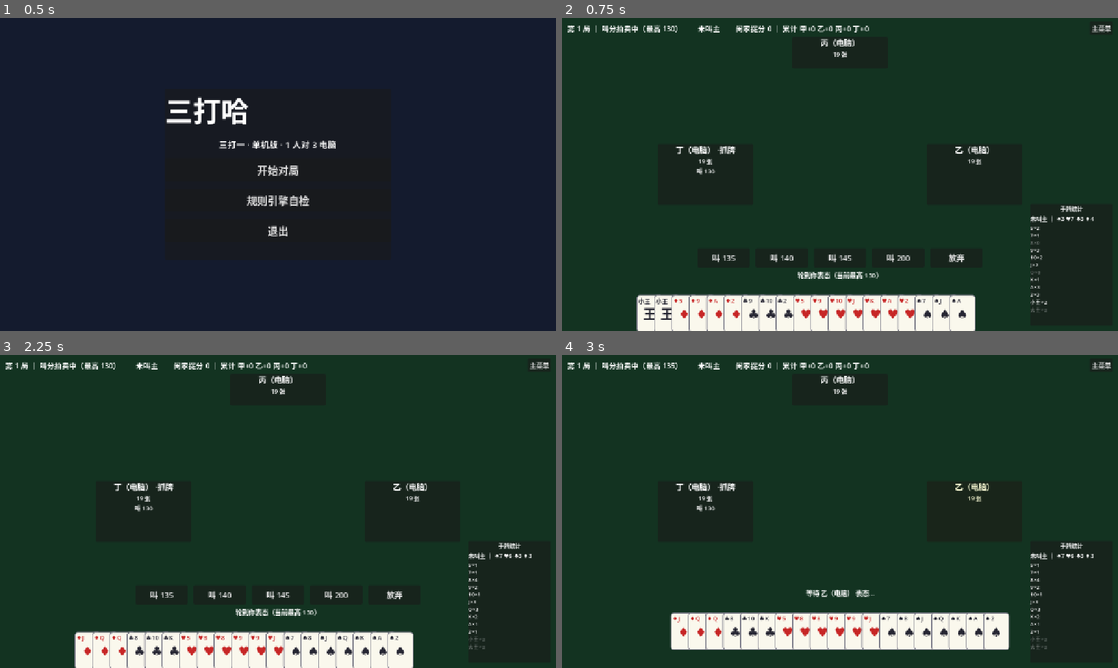
Above: before the commit, frames 1-4 (two rows, left to right).
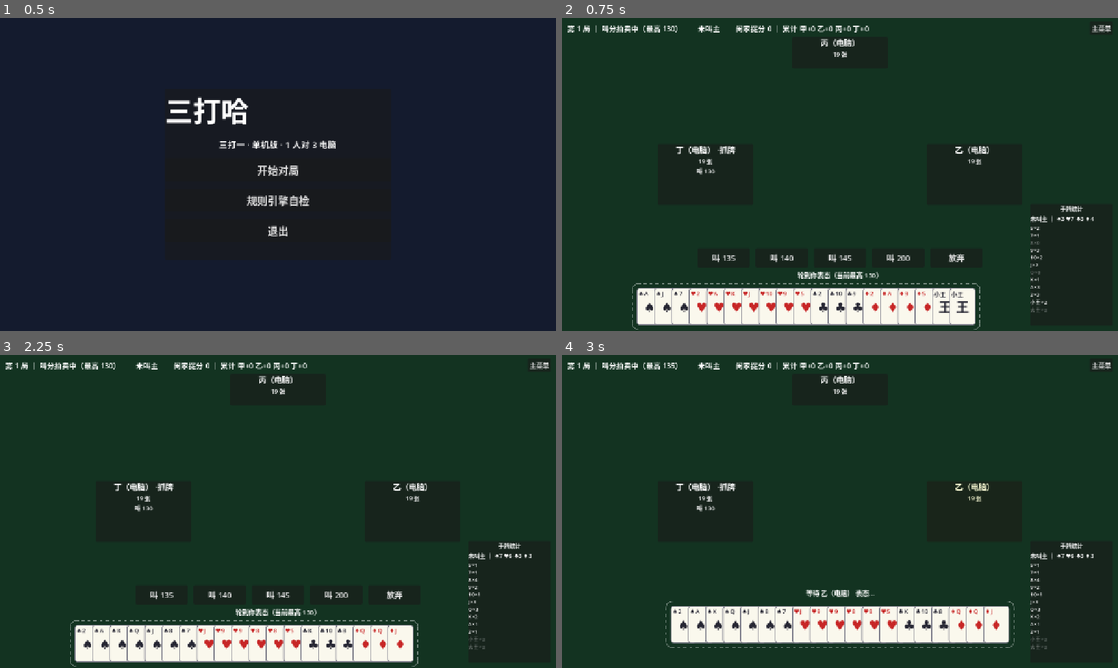
Above: after the commit, the same moments.

Repository: longy1/three-beat-one
Game: Godot game, scene res://scenes/main_menu.tscn
The game is run twice, just before and just after one commit, with the same random seed, the same clock (stepped at 60 frames per second) and the same inputs.
Inputs:
- Up to frame 1 (0.5 s): no input
- Up to frame 2 (0.75 s): click "开始对局" at 0.5 s
- Up to frame 3 (2.25 s): click "主菜单" at 1.25 s; click "开始对局" at 2 s
- Up to frame 4 (3 s): click "叫 135" at 2.75 s

Frame 1 is identical in both runs. In frame 2, 4.6% of the frame differs, in the area x 12-76%, y 84-100%; in frame 3, 4.5%; in frame 4, 4.5%.

Commit message:
ui: 手牌分区改为德州桌面式——左右圆角虚线框（左主右副），区内从大到小排列

Diff:
--- /dev/null
+++ b/scripts/dashed_frame.gd
@@ -0,0 +1,27 @@
+class_name DashedRoundedFrame
+extends Control
+## 圆角虚线框（手牌分区底框）：四边虚线 + 四角实线圆弧。
+
+
+var border_color := Color(1, 1, 1, 0.4)
+var corner_radius := 14.0
+var dash_length := 7.0
+var line_width := 1.5
+
+
+func _draw() -> void:
+	var r := corner_radius
+	var w := size.x
+	var h := size.y
+	if w <= 2 * r or h <= 2 * r:
+		return
+	# 四边虚线
+	draw_dashed_line(Vector2(r, 0), Vector2(w - r, 0), border_color, line_width, dash_length)
+	draw_dashed_line(Vector2(r, h), Vector2(w - r, h), border_color, line_width, dash_length)
+	draw_dashed_line(Vector2(0, r), Vector2(0, h - r), border_color, line_width, dash_length)
+	draw_dashed_line(Vector2(w, r), Vector2(w, h - r), border_color, line_width, dash_length)
+	# 四角圆弧
+	draw_arc(Vector2(r, r), r, PI, 1.5 * PI, 12, border_color, line_width, true)
+	draw_arc(Vector2(w - r, r), r, 1.5 * PI, TAU, 12, border_color, line_width, true)
+	draw_arc(Vector2(w - r, h - r), r, 0, 0.5 * PI, 12, border_color, line_width, true)
+	draw_arc(Vector2(r, h - r), r, 0.5 * PI, PI, 12, border_color, line_width, true)
--- a/scripts/game_table.gd
+++ b/scripts/game_table.gd
@@ -472,59 +472,89 @@
 			child.text = "确认扣底（%d/8）" % selected.size()
 
 
-## 手牌排序键（小 = 靠左）。整体布局：[主牌组 | 副牌组]。
-## - 主牌组居左，组内按 3.1 牌力升序：主5 最左 → … → 主A → 副2 → 正2 → 副R → 正R
-##   → 小王 → 大王（大王最右，紧邻副牌）
-## - 副牌居右，"从右往左"阅读为 花色（♥→♣→♦）→ 大小（A→5），
-##   即屏幕从左到右为 ♦→♣→♥ 分组、组内点数升序（A 靠右）
-## - 叫主前无主牌组：全部按花色降序、点数升序（♦→♣→♥→♠）
-static func _hand_order_key(card: Card, trump: TrumpInfo) -> Array:
-	if trump != null and trump.is_trump(card):
-		# 主牌类（含常主，3.3 脱离原花色）：组内按牌力升序
-		return [2, 0, trump.card_power(card)]
-	if trump == null:
-		# 叫主前：纯花色分组（降序）、点数升序
-		return [1, -card.suit, card.rank]
-	# 副牌：花色降序分组、组内点数升序
-	return [0, -card.suit, card.rank]
-
-
-## 返回显示顺序（从左到右）的手牌数组
-static func sort_hand_for_display(cards: Array, trump: TrumpInfo) -> Array:
-	var ordered := cards.duplicate()
-	ordered.sort_custom(func(a: Card, b: Card) -> bool:
-		return _hand_order_key(a, trump) < _hand_order_key(b, trump))
-	return ordered
-
-
-## 手牌：手动布局（可重叠），点击选择
+## 副牌显示排序：花色按 ♠→♥→♣→♦ 顺序分组，组内点数从大到小（A 前 5 后）
+static func _side_display_cmp(a: Card, b: Card) -> bool:
+	if a.suit != b.suit:
+		return a.suit < b.suit
+	return a.rank > b.rank
+
+
+## 手牌：德州扑克桌面式分区——左框主牌、右框副牌（圆角虚线框），
+## 每个区域内从左至右按从大到小排列。
 func _render_hand() -> void:
 	for child in hand_row.get_children():
 		child.queue_free()
 	if engine == null or engine.hands.is_empty():
 		return
-	var hand: Array = sort_hand_for_display(engine.get_hand(HUMAN_SEAT), engine.trump)
-	var n := hand.size()
-	if n == 0:
-		return
+	var trump := engine.trump
+	var trump_cards: Array = []
+	var side_cards: Array = []
+	for c in engine.get_hand(HUMAN_SEAT):
+		if trump != null and trump.is_trump(c):
+			trump_cards.append(c)
+		else:
+			side_cards.append(c)
+	# 主牌区：3.1 牌力从大到小（大王最左 → 主5 最右）
+	trump_cards.sort_custom(func(a: Card, b: Card) -> bool:
+		return trump.card_power(a) > trump.card_power(b))
+	# 副牌区：花色分组、组内从大到小；叫主前无主牌区，全部进副牌区
+	side_cards.sort_custom(_side_display_cmp)
+
+	var groups: Array = []
+	if trump != null and not trump_cards.is_empty():
+		groups.append(trump_cards)
+	if not side_cards.is_empty():
+		groups.append(side_cards)
+	if groups.is_empty():
+		return
+
 	var avail: float = hand_row.size.x
 	if avail < 100:
 		avail = 1100.0  # 首帧布局未就绪时的兜底宽度
-	var card_width := CardWidget.SIZE_NORMAL.x
-	var spacing := (avail - card_width) / maxi(1, n - 1)
+	var card_w := CardWidget.SIZE_NORMAL.x
+	var card_h := CardWidget.SIZE_NORMAL.y
+	var pad := 10.0
+	var gap := 16.0
+	var n := trump_cards.size() + side_cards.size()
+	var spacing := 40.0
+	if n > 2:
+		spacing = (avail - gap - 4 * pad - 2 * card_w) / (n - 2)
 	spacing = clampf(spacing, 8, 40)
-	var total := card_width + spacing * (n - 1)
+
+	var widths: Array = []
+	for g in groups:
+		widths.append(card_w + spacing * (g.size() - 1) + 2 * pad)
+	var total: float = 0.0
+	for w in widths:
+		total += w
+	if groups.size() == 2:
+		total += gap
 	var x := (avail - total) / 2.0
-	for c in hand:
-		var w := CardWidget.create(c, true)
-		var is_selected: bool = selected.has(c)
-		w.set_selected(is_selected)
-		w.position = Vector2(x, 14 if is_selected else 28)
-		w.gui_input.connect(func(event: InputEvent):
-			if event is InputEventMouseButton and event.pressed and event.button_index == MOUSE_BUTTON_LEFT:
-				_toggle_select(c))
-		hand_row.add_child(w)
-		x += spacing
+	var frame_h := card_h + 2 * pad
+	var frame_y := 2.0
+	if hand_row.size.y > frame_h + 8:
+		frame_y = (hand_row.size.y - frame_h) / 2.0
+
+	for i in groups.size():
+		var g: Array = groups[i]
+		var frame := DashedRoundedFrame.new()
+		frame.position = Vector2(x, frame_y)
+		frame.size = Vector2(widths[i], frame_h)
+		frame.mouse_filter = Control.MOUSE_FILTER_IGNORE
+		hand_row.add_child(frame)
+		var cx: float = x + pad
+		for c in g:
+			var card_widget := CardWidget.create(c, true)
+			var is_selected: bool = selected.has(c)
+			card_widget.set_selected(is_selected)
+			card_widget.position = Vector2(cx, frame_y + pad - (8 if is_selected else 0))
+			var card_ref: Card = c
+			card_widget.gui_input.connect(func(event: InputEvent):
+				if event is InputEventMouseButton and event.pressed and event.button_index == MOUSE_BUTTON_LEFT:
+					_toggle_select(card_ref))
+			hand_row.add_child(card_widget)
+			cx += spacing
+		x += widths[i] + (gap if i == 0 and groups.size() == 2 else 0.0)
 
 
 func _toggle_select(card: Card) -> void:
Not shown, added: scripts/dashed_frame.gd.uid
